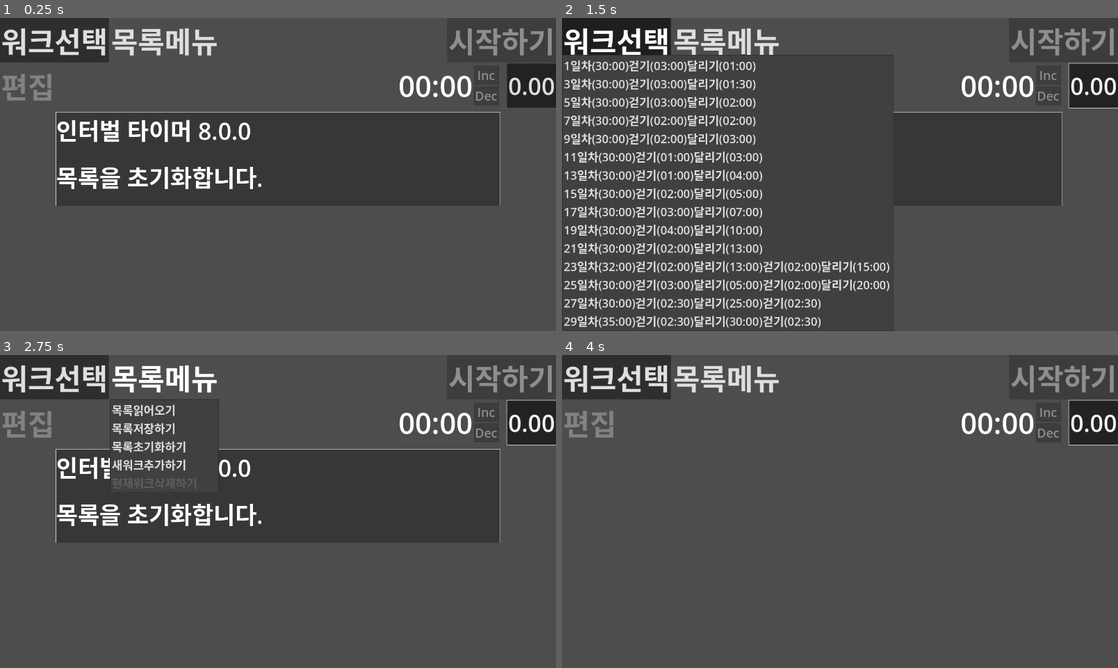
Above: before the commit, frames 1-4 (two rows, left to right).
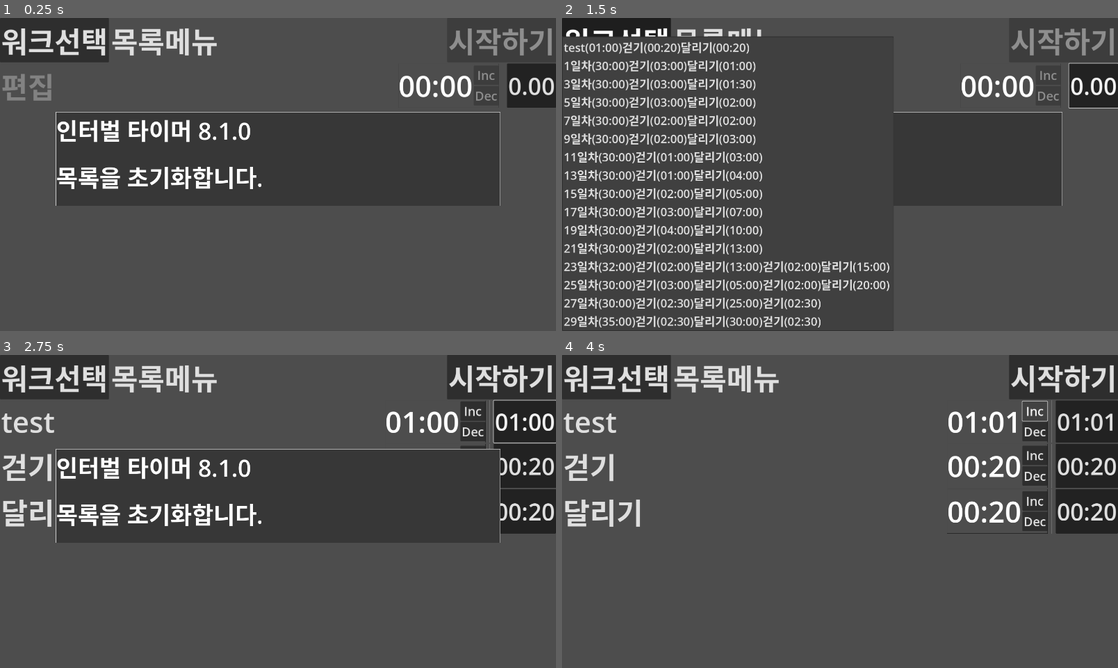
Above: after the commit, the same moments.

Repository: kasworld/maranic
Game: Godot game, scene res://main.tscn
Two runs of this game, one before a commit and one after it. Both use one fixed random seed, a clock stepped at 60 frames per second and the inputs below.
Inputs (mouse positions are in pixels of both pictures, inside the frame that each line leads up to):
- Up to frame 1 (0.25 s): no input
- Up to frame 2 (1.5 s): click "0.00" at 0.5 s; click "워크선택" at 1.25 s
- Up to frame 3 (2.75 s): click "목록메뉴" at 2 s
- Up to frame 4 (4 s): click (589, 420) at 2.75 s, where only the run after the commit has a clickable "test"; click (1034, 411) at 3.5 s, where only the run after the commit has a clickable "Inc"

The runs differ from the first frame. In frame 1, less than 0.1% of the frame differs, in the area x 39-42%, y 33-40%; in frame 2, 1.7%; in frame 3, 8.4%; in frame 4, 8.4%, in the area x 0-100%, y 3-58%.
Error in both runs: Invalid access of index '0' on a base object of type: 'PackedStringArray'. (res://main.gd:8)

Commit message:
fix work ending

Diff:
--- a/main.gd
+++ b/main.gd
@@ -18,12 +18,13 @@
 
 var subwork_node_list = [] # == work_list[work_index]
 var subwork_index :int = 1 # index to subwork_node_list
+var is_running :bool
 
 # Called when the node enters the scene tree for the first time.
 func _ready() -> void:
 	var vp_rect = get_viewport_rect()
 	var msgrect = Rect2( vp_rect.size.x * 0.1 ,vp_rect.size.y * 0.3 , vp_rect.size.x * 0.8 , vp_rect.size.y * 0.3 )
-	$TimedMessage.init(msgrect, tr("인터벌 타이머 8.0.0"))
+	$TimedMessage.init(msgrect, tr("인터벌 타이머 8.1.0"))
 	WorkListMenuButton.get_popup().theme = preload("res://menulist_theme.tres")
 	CmdMenuButton.get_popup().theme = preload("res://menulist_theme.tres")
 	WorkListMenuButton.get_popup().index_pressed.connect(work_list_menu_index_pressed)
@@ -112,7 +113,7 @@
 	text2speech(tr("%s로 설정합니다.") % sel_wd.get_title())
 	clear_subwork_node_list()
 	make_subwork_node_list(sel_wd)
-	reset_time()
+	reset_time_all()
 	CmdMenuButton.get_popup().set_item_disabled(4,false)
 	StartButton.disabled = false
 
@@ -161,25 +162,30 @@
 		subwork_index += 1
 		if subwork_node_list.size() <= subwork_index:
 			subwork_index = 1
-		var newWorkStr = subwork_node_list[subwork_index].get_label_text()
-		text2speech(tr("%s를 끝내고 %s를 시작합니다.") %[oldWorkStr,newWorkStr])
-		subwork_node_list[subwork_index].grab_focus()
+		if is_running:
+			subwork_node_list[subwork_index].start()
+			var newWorkStr = subwork_node_list[subwork_index].get_label_text()
+			text2speech(tr("%s를 끝내고 %s를 시작합니다.") %[oldWorkStr,newWorkStr])
+			subwork_node_list[subwork_index].grab_focus()
 
 # start and resume
 func start_master()->void:
-	subwork_node_list[0].start()
-	subwork_node_list[subwork_index].start()
-	var sel_wd = work_list.get_at(work_index)
-	StartButton.text = tr("멈추기")
-	text2speech(tr("%s를 시작합니다.") % [ sel_wd.get_title() ])
+	if not is_running:
+		is_running = true
+		subwork_node_list[0].start()
+		subwork_node_list[subwork_index].start()
+		var sel_wd = work_list.get_at(work_index)
+		StartButton.text = tr("멈추기")
+		text2speech(tr("%s를 시작합니다.") % [ sel_wd.get_title() ])
 
 # stop and pause
 func pause_master()->void:
-	subwork_node_list[0].pause()
-	subwork_node_list[subwork_index].pause()
-	var sel_wd = work_list.get_at(work_index)
-	StartButton.text = tr("시작하기")
-	text2speech(tr("%s를 멈춥니다.") % [ sel_wd.get_title() ])
+	if is_running:
+		is_running = false
+		pause_all()
+		var sel_wd = work_list.get_at(work_index)
+		StartButton.text = tr("시작하기")
+		text2speech(tr("%s를 멈춥니다.") % [ sel_wd.get_title() ])
 
 func _on_work_container_del_subwork(index :int, sw :WorkList.SubWork)->void:
 	var wk = work_list.get_at(work_index)
@@ -206,10 +212,13 @@
 		pause_master()
 	disable_buttons(button_pressed)
 
-
-func reset_time()->void:
+func reset_time_all()->void:
 	for o in subwork_node_list:
 		o.reset_time()
+
+func pause_all()->void:
+	for o in subwork_node_list:
+		o.pause()
 
 func disable_buttons(b :bool)->void:
 	WorkListMenuButton.disabled = b
@@ -221,6 +230,7 @@
 var file_name = OS.get_system_dir(OS.SYSTEM_DIR_DOCUMENTS) + "/gd4timer_workdata.json"
 var work_rawdata = [
 	# 워크이름 총시간 sec, subwork1 sec, subwork2 sec, etc
+	[ ["test",  60*1], ["걷기", 20*1  ], ["달리기", 20*1  ] ],
 	[ ["1일차",  60*30], ["걷기", 60*3  ], ["달리기", 60*1  ] ],
 	[ ["3일차",  60*30], ["걷기", 60*3  ], ["달리기", 60*1.5] ],
 	[ ["5일차",  60*30], ["걷기", 60*3  ], ["달리기", 60*2  ] ],
--- a/time_recorder/time_recorder.gd
+++ b/time_recorder/time_recorder.gd
@@ -34,19 +34,22 @@
 	sum_tick = 0
 
 func start1st()->void:
-	is_inuse = true
-	started.emit(index)
-	resume()
+	if not is_inuse:
+		is_inuse = true
+		started.emit(index)
+		resume()
 
 func start()->void:
-	if is_inuse:
-		resume()
-	else:
-		start1st()
+	if is_paused:
+		if is_inuse:
+			resume()
+		else:
+			start1st()
 
 func pause()->void:
-	is_paused = true
-	sum_tick += get_last_dur()
+	if not is_paused:
+		is_paused = true
+		sum_tick += get_last_dur()
 
 func resume()->void:
 	is_paused = false
Not shown: 2 places in subwork_node.tscn that only renumber resources
